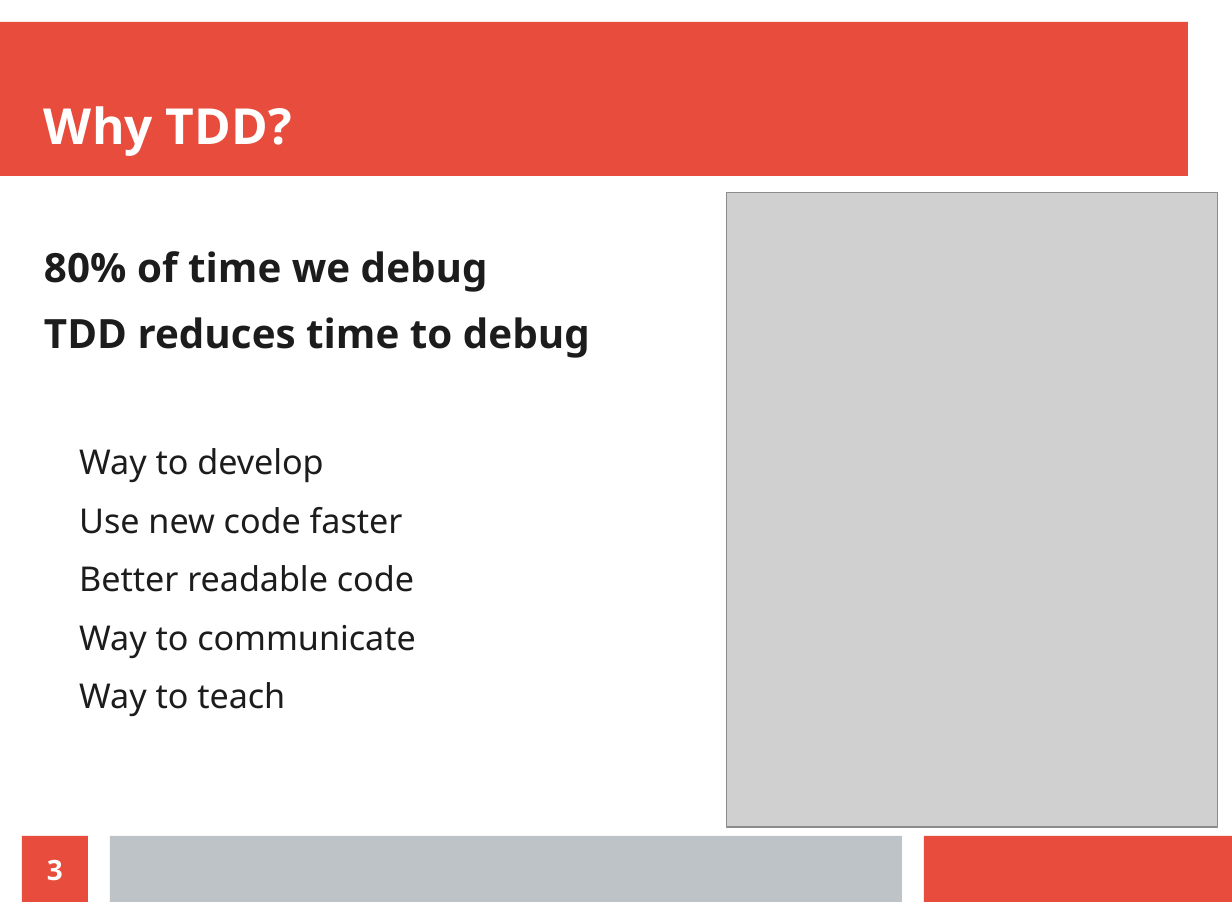
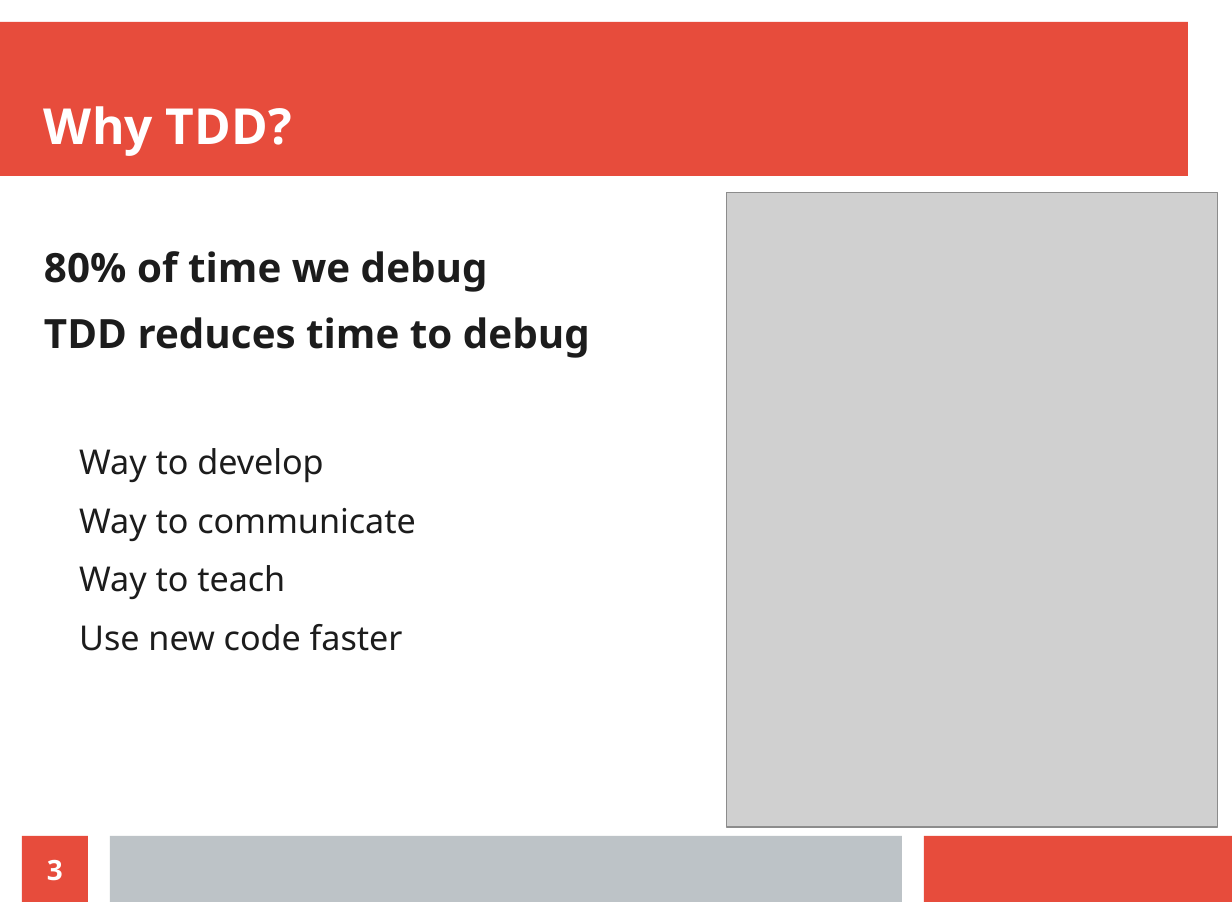
Before and after one commit to richelbilderbeek/nlseb_tdd_20210420, a slide deck: slide 3 of nlseb_tdd_20210420.odp. Drawn at 1232x924 pixels with LibreOffice and Linux fonts; fonts in the diff are those of the drawing; grey boxes stand for pictures. Boxes give left, top, right and bottom in pixels: in the first picture for what was removed or moved away, otherwise in the second. Text is boxed around its words. In the diff, an @@ line names an element or a change of style, - is before the commit and + after.

```diff
--- a/nlseb_tdd_20210420.odp
+++ b/nlseb_tdd_20210420.odp
@@ text at (79, 507, 414, 592): paragraphs removed @@
-  Use new code faster
-  Better readable code
@@ text at (79, 624, 403, 651): paragraph added @@
+  Use new code faster
```
Also in this commit, not shown: 1 other slide changed, 13 slides added, 1 other file.
